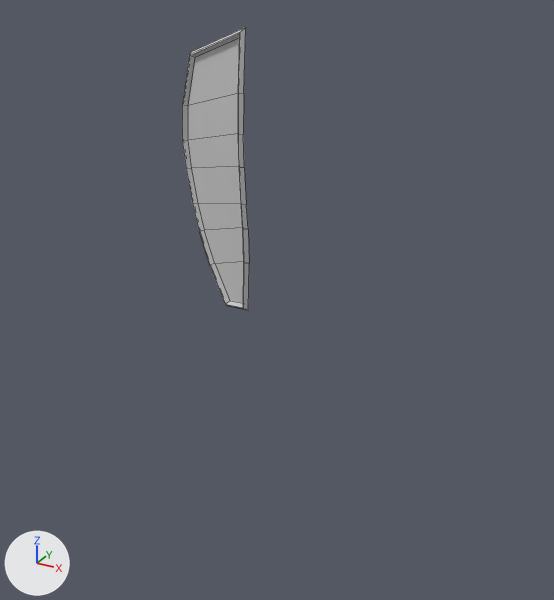
The FBX model Parkour Runner/Assets/Art Assets/Models/Cars and tubes/props/propeller_coll.FBX, before and after one commit.
Before and after are seen from a 50 mm camera at (11.89, -20.35, 10.81) aimed at (1.06, -0.67, 0.97). Every picture has the same lights, and +X, +Y and +Z are marked at lower left. Mesh edges are drawn as thin lines.
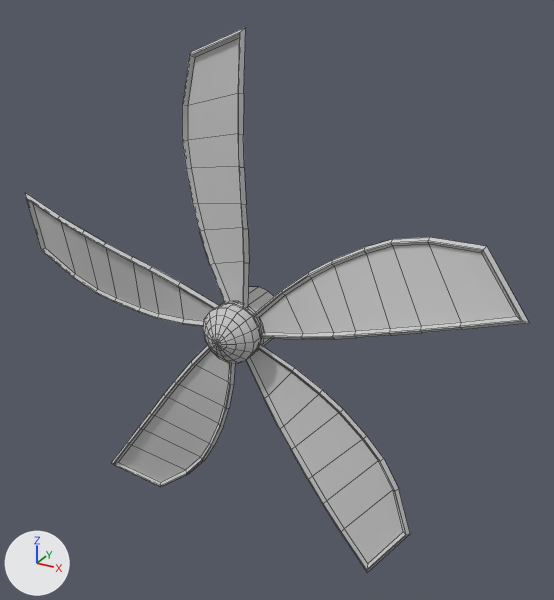
Changed parts and their boxes (x1, y1, x2, y2) in the pictures (554 x 600 px):
'Object001', reshaped (643% wider, 92% taller)
    before: (182, 27, 249, 310)
    after: (25, 27, 529, 572)
part 1 of me_mesh, added
    after: (25, 193, 219, 326)
part 2 of me_mesh, added
    after: (111, 345, 235, 487)
part 3 of me_mesh, added
    after: (246, 344, 410, 572)
part 4 of me_mesh, added
    after: (253, 237, 529, 339)
part 5 of me_mesh, added
    after: (203, 287, 274, 363)

Diff of the bpy script that builds the scene:
```diff
--- a/Parkour Runner/Assets/Art Assets/Models/Cars and tubes/props/propeller_coll.FBX.py
+++ b/Parkour Runner/Assets/Art Assets/Models/Cars and tubes/props/propeller_coll.FBX.py
@@ me_mesh @@
 # used by ob_object001; location = (0.0, 0.0, 0.0)
-me_mesh.from_pydata(...)  # 64 vertices, 55 faces; spans x -2.05..0.57, y -1.78..-0.99, z 0.71..9.22
+me_mesh.from_pydata(...)  # 481 vertices, 435 faces; spans x -8.59..8.94, y -2.57..0.0, z -7.79..9.22
+# me_mesh part 1: the loose piece of 64 vertices spanning x -2.05..0.57, y -1.78..-0.99, z 0.71..9.22 is copied, and the copy is turned -72 degrees about the y axis through the mesh origin; it spans x -8.59..-0.56, y -1.78..-0.99, z -0.47..3.39
+# me_mesh part 2: the loose piece of 64 vertices spanning x -2.05..0.57, y -1.78..-0.99, z 0.71..9.22 is copied, and the copy is turned -144 degrees about the y axis through the mesh origin; it spans x -5.88..-0.09, y -1.78..-0.99, z -7.73..-0.35
+# me_mesh part 3: the loose piece of 64 vertices spanning x -2.05..0.57, y -1.78..-0.99, z 0.71..9.22 is copied, and the copy is turned 144 degrees about the y axis through the mesh origin; it spans x 0.1..6.19, y -1.78..-0.99, z -7.79..-0.33
+# me_mesh part 4: the loose piece of 64 vertices spanning x -2.05..0.57, y -1.78..-0.99, z 0.71..9.22 is copied, and the copy is turned 72 degrees about the y axis through the mesh origin; it spans x 0.55..8.94, y -1.78..-0.99, z -0.15..4.06
+# me_mesh part 5: a new loose piece of 161 vertices spanning x -0.96..0.96, y -2.57..0.0, z -0.96..0.96, in mat_propeller (light grey #cacaca)
 me_mesh.materials.append(mat_propeller)
```
